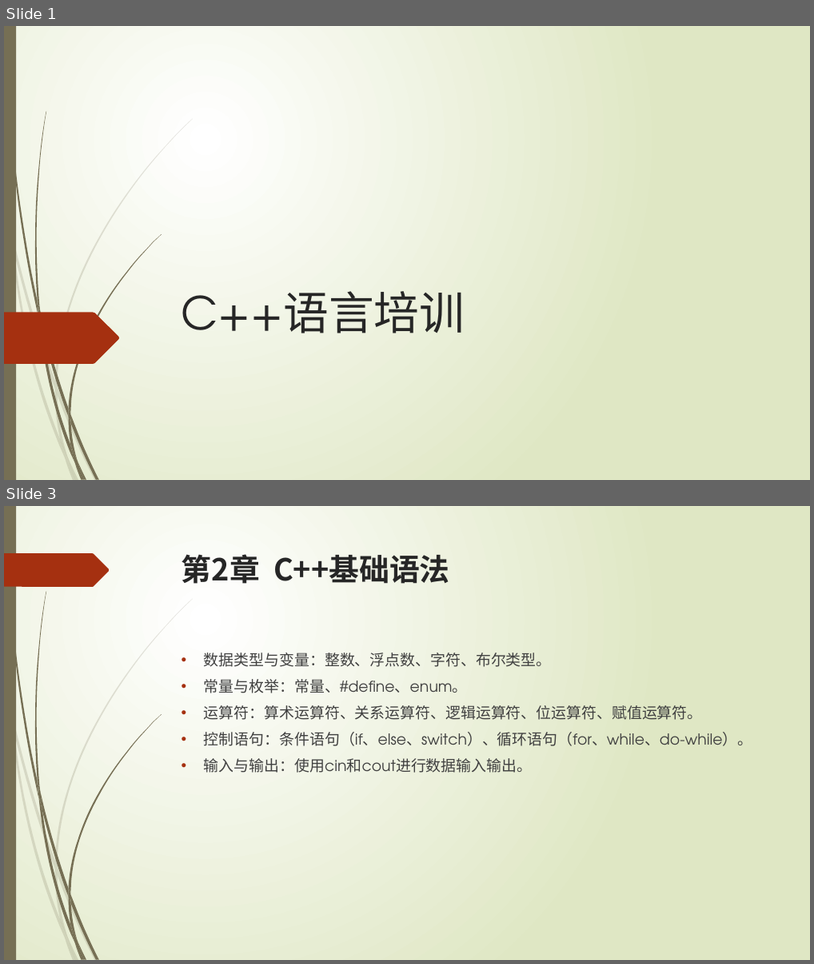
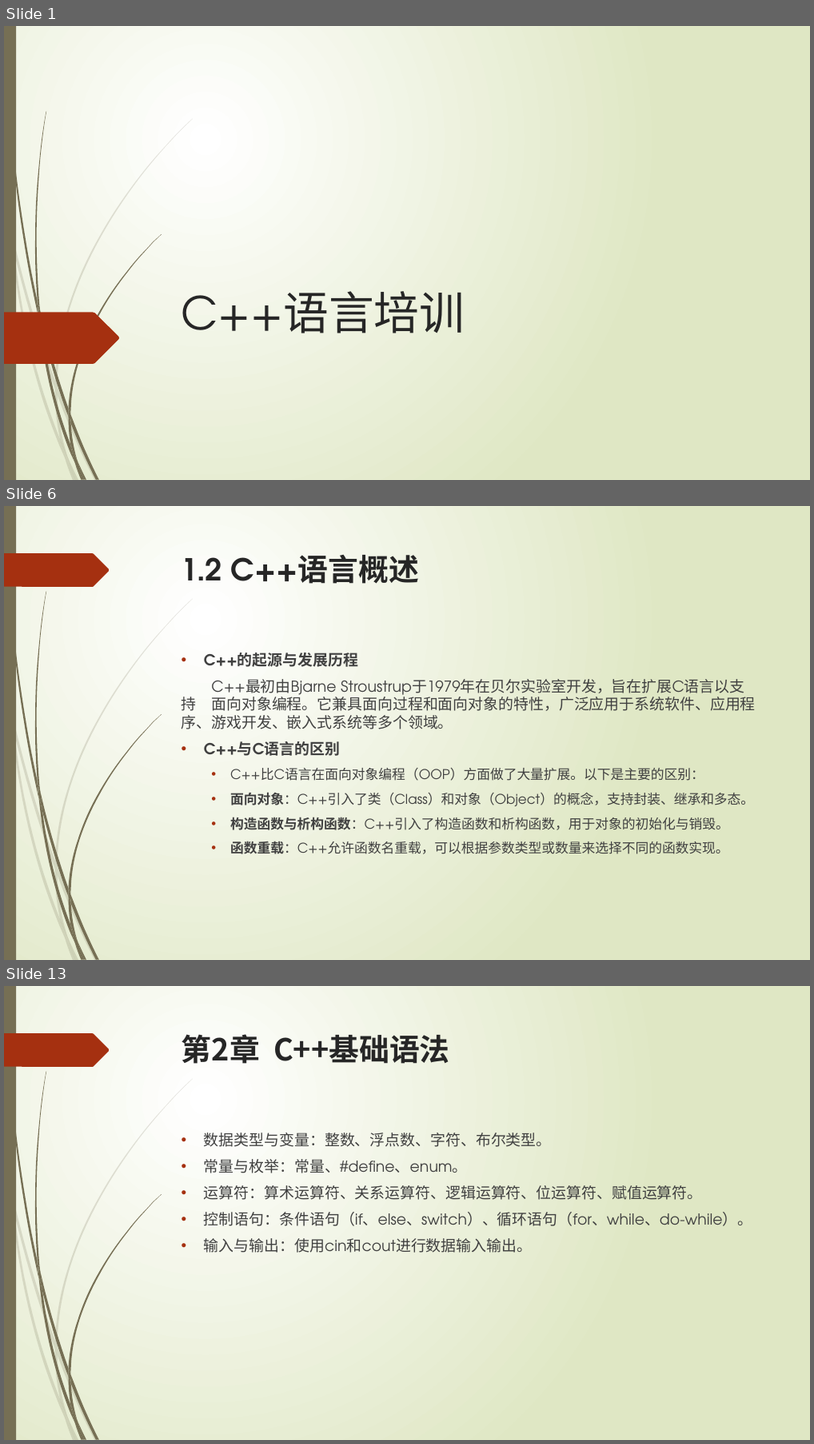
Before and after one commit to liuty2006/learn, a slide deck: learn_cpp/docs/C++语言培训.pptx. Shown one above the other, each under a label of ours: slides 1 and 3 before the commit, slides 1, 6 and 13 after it; the slides between them are not shown. The pictures are 814x964 and 814x1444 pixels, drawn with LibreOffice and Linux fonts; fonts in the diff are those of the drawing. Boxes give left, top, right and bottom in pixels: in the first picture for what was removed or moved away, otherwise in the second. Text is boxed around its words. In the diff, an @@ line names an element or a change of style, - is before the commit and + after.

```diff
--- a/learn_cpp/docs/C++语言培训.pptx
+++ b/learn_cpp/docs/C++语言培训.pptx
@@ slide 6 added at bbox=[4, 506, 810, 960], background gradient #FFFFFF to #DFE8C4; not listed: 24 template elements that a slide beside it also shows @@
@@ title added at bbox=[182, 555, 419, 584], 36 pt, text #262626, bold @@
+1.2 C++语言概述
@@ text added at bbox=[182, 652, 755, 854], 16 pt, text #404040 @@
+• C++的起源与发展历程
+C++最初由Bjarne Stroustrup于1979年在贝尔实验室开发，旨在扩展C语言以支持 面向对象编程。它兼具面向过程和面向对象的特性，广泛应用于系统软件、应用程 序、游戏开发、嵌入式系统等多个领域。
+• C++与C语言的区别
+  • C++比C语言在面向对象编程（OOP）方面做了大量扩展。以下是主要的区别：
+  • 面向对象：C++引入了类（Class）和对象（Object）的概念，支持封装、继承和多态。
+  • 构造函数与析构函数：C++引入了构造函数和析构函数，用于对象的初始化与销毁。
+  • 函数重载：C++允许函数名重载，可以根据参数类型或数量来选择不同的函数实现。
@@ what was slide 3 is now slide 13 @@
```
Also in this commit, not shown: 1 slide changed, 9 other slides added, 1 other file.
